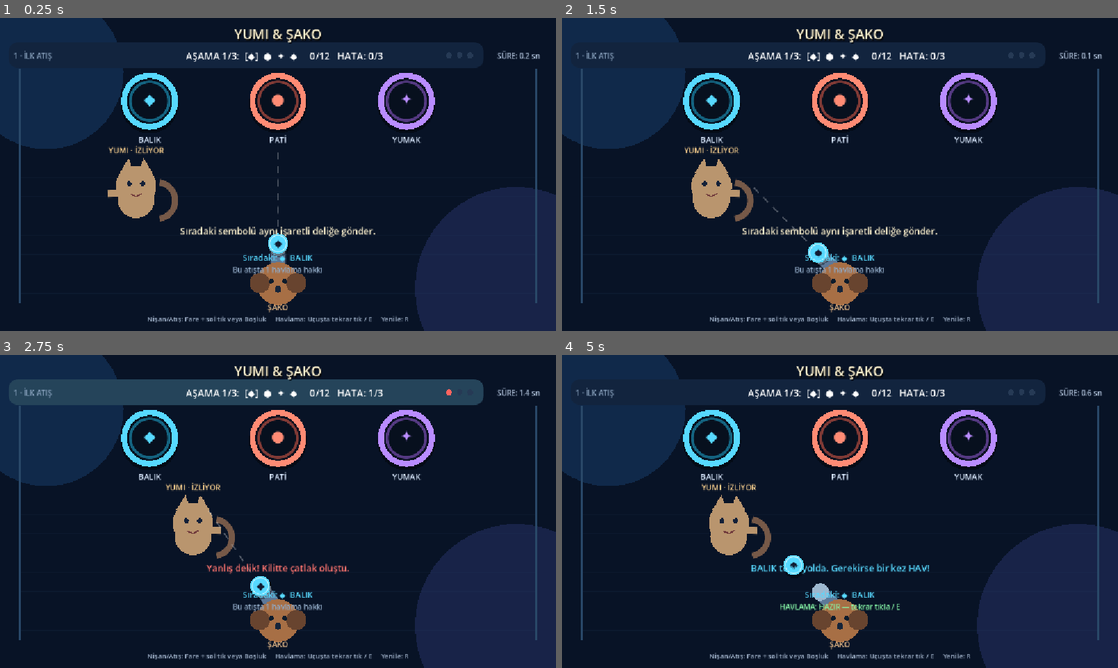
Above: before the commit, frames 1-4 (two rows, left to right).
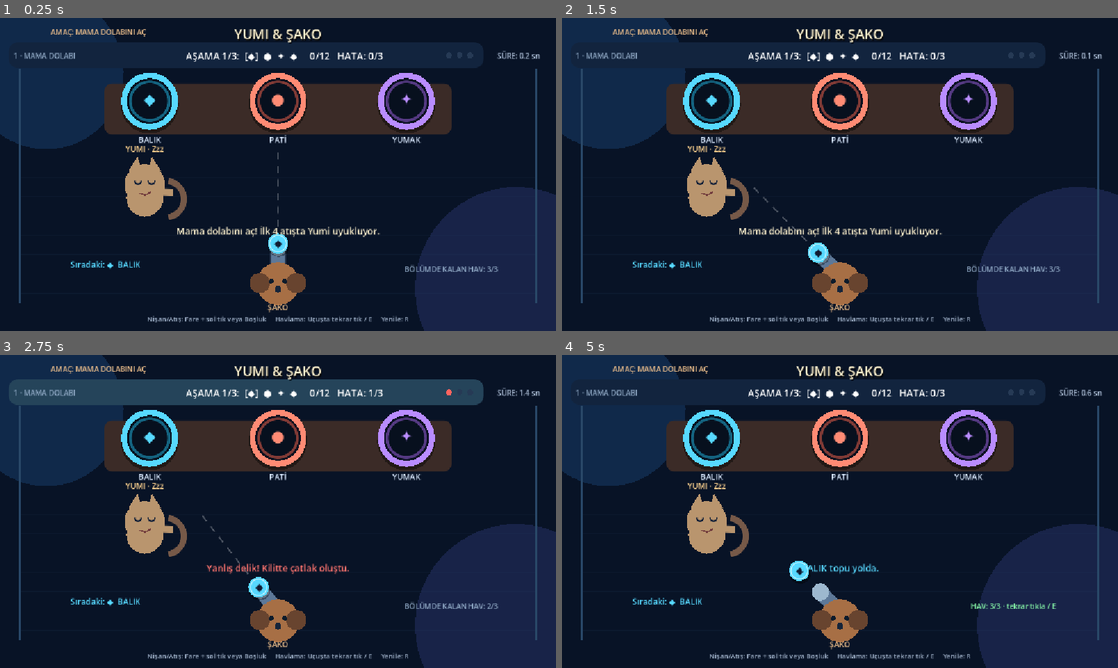
Above: after the commit, the same moments.

Repository: luzumsuzlar/yummyveshaco
Game: Godot game, scene res://scenes/main.tscn
Same seed, same stepped clock (60 frames per second), same inputs: the game is played once before the commit and once after it.
Inputs (mouse positions are in pixels of both pictures, inside the frame that each line leads up to):
- Up to frame 1 (0.25 s): no input
- Up to frame 2 (1.5 s): tap Enter at 0.5, 0.6 s; move the mouse to (962, 158) at 0.52 s; hold D 0.53-1.28 s; click (962, 158) at 0.67 s; tap Space at 0.77, 1.07 s; tap R at 0.8, 1.35 s; move the mouse to (728, 190) at 1.27 s; hold A from 1.28 s (still down); click (728, 190) at 1.42 s
- Up to frame 3 (2.75 s): tap Space at 1.52, 1.82, 2.3 s; tap E at 1.55, 2.1 s; move the mouse to (333, 442) at 2.02 s; release A at 2.03 s; hold D from 2.03 s (still down); click (333, 442) at 2.17 s
- Up to frame 4 (5 s): move the mouse to (812, 574) at 2.77 s; tap Space at 2.85, 3.02, 3.32, 3.77, 4.07, 4.52, 4.82 s; click (812, 574) at 2.92 s; tap Enter at 3.05, 3.6 s; move the mouse to (1006, 558) at 3.52 s; release D at 3.53 s; hold A from 3.53 s (still down); click (1006, 558) at 3.67 s; tap R at 3.8, 4.35 s; move the mouse to (673, 464) at 4.27 s; click (673, 464) at 4.42 s; tap E at 4.55 s

The runs differ from the first frame. In frame 1, 9.1% of the frame differs, in the area x 4-90%, y 3-82%; in frame 2, 8.7%; in frame 3, 10%; in frame 4, 9.8%.

Commit message:
Give Yumi a yarn goal and add limited barks and food celebration

Diff:
--- a/scripts/main.gd
+++ b/scripts/main.gd
@@ -13,9 +13,12 @@
 
 const LEVELS := [
 	{
-		"name": "1 · İLK ATIŞ",
+		"name": "1 · MAMA DOLABI",
 		"sequence": [0, 1, 2, 0, 2, 0, 1, 2, 1, 2, 0, 1],
 		"stage_size": 4,
+		"bark_budget": 3,
+		"ball_speed": 420.0,
+		"warning_time": 0.42,
 		"yumi_speed": 72.0,
 		"yumi_active": false,
 		"move_directions": 2,
@@ -26,7 +29,7 @@
 		"dash_chance": 0.0,
 		"deflection_range": 120.0,
 		"moving_holes": false,
-		"intro": "Sıradaki sembolü aynı işaretli deliğe gönder.",
+		"intro": "Mama dolabını aç! İlk 4 atışta Yumi uyukluyor.",
 	},
 	{
 		"name": "2 · YUMI SAHADA",
@@ -83,6 +86,11 @@
 var shot_delay := 0.0
 
 var bark_available := false
+var barks_left := 0
+var yumi_help_count := 0
+var celebration_time := 0.0
+var celebration_yumi_start := Vector2.ZERO
+var celebration_shako_position := LAUNCH_POS + Vector2(0, 18)
 var bark_flash := 0.0
 var bark_target_x := 576.0
 
@@ -106,6 +114,7 @@
 var next_label: Label
 var ability_label: Label
 var time_label: Label
+var story_label: Label
 var overlay: ColorRect
 var overlay_title: Label
 var overlay_subtitle: Label
@@ -132,8 +141,9 @@
 	code_label = make_label("", 20, Color.WHITE, Vector2(210, 58), Vector2(760, 40))
 	time_label = make_label("", 15, Color("a9bbd3"), Vector2(1004, 58), Vector2(140, 40))
 	status_label = make_label("", 19, Color("fff3cf"), Vector2(176, 424), Vector2(800, 34))
-	next_label = make_label("", 17, Color("d8e9ff"), Vector2(346, 482), Vector2(460, 28))
-	ability_label = make_label("", 15, Color("86f7a8"), Vector2(396, 509), Vector2(360, 25))
+	next_label = make_label("", 17, Color("d8e9ff"), Vector2(48, 496), Vector2(342, 28))
+	ability_label = make_label("", 15, Color("86f7a8"), Vector2(770, 496), Vector2(330, 48))
+	story_label = make_label("", 15, Color("efc08c"), Vector2(24, 14), Vector2(360, 30))
 	instruction_label = make_label(
 		"Nişan/Atış: Fare + sol tık veya Boşluk     Havlama: Uçuşta tekrar tık / E     Yenile: R",
 		14,
@@ -151,7 +161,7 @@
 	add_child(overlay)
 
 	overlay_title = make_label("", 42, Color("fff3cf"), Vector2(206, 180), Vector2(740, 62), overlay)
-	overlay_subtitle = make_label("", 21, Color("d8e9ff"), Vector2(256, 255), Vector2(640, 100), overlay)
+	overlay_subtitle = make_label("", 20, Color("d8e9ff"), Vector2(236, 255), Vector2(680, 116), overlay)
 	overlay_subtitle.autowrap_mode = TextServer.AUTOWRAP_WORD_SMART
 	overlay_button = Button.new()
 	overlay_button.text = "TEKRAR DENE"
@@ -217,6 +227,10 @@
 	ball_swatted = false
 	ball_deflected_by_yumi = false
 	bark_available = false
+	barks_left = int(config.get("bark_budget", 3))
+	yumi_help_count = 0
+	celebration_time = 0.0
+	celebration_shako_position = LAUNCH_POS + Vector2(0, 18)
 	bark_flash = 0.0
 	shot_delay = 0.35
 	aim_angle = 0.0
@@ -231,6 +245,10 @@
 	yumi_warning_started = false
 	yumi_swipe_flash = 0.0
 	choose_yumi_direction(true)
+	story_label.text = "AMAÇ: MAMA DOLABINI AÇ"
+	status_label.show()
+	next_label.show()
+	ability_label.show()
 	status_label.text = str(config["intro"])
 	status_label.add_theme_color_override("font_color", Color("fff3cf"))
 	overlay.hide()
@@ -240,6 +258,16 @@
 
 
 func _process(delta: float) -> void:
+	if game_state == "celebrating":
+		celebration_time += delta
+		var run_fraction := smoothstep(0.0, 1.0, clampf((celebration_time - 0.5) / 1.4, 0.0, 1.0))
+		yumi_position = celebration_yumi_start.lerp(Vector2(638, 330), run_fraction)
+		celebration_shako_position = (LAUNCH_POS + Vector2(0, 18)).lerp(Vector2(512, 340), run_fraction)
+		queue_redraw()
+		if celebration_time >= 2.2:
+			game_state = "success"
+			overlay.show()
+		return
 	if game_state != "playing":
 		return
 
@@ -316,14 +344,16 @@
 	ball_type = sequence[progress]
 	var direction := Vector2(sin(aim_angle), -cos(aim_angle))
 	ball_position = LAUNCH_POS + direction * 50.0
-	ball_velocity = direction * 520.0
+	ball_velocity = direction * float(level_config().get("ball_speed", 520.0))
 	ball_active = true
 	ball_swatted = false
 	ball_deflected_by_yumi = false
-	bark_available = true
+	bark_available = barks_left > 0
 	yumi_warning_timer = 0.0
 	yumi_warning_started = false
-	status_label.text = "%s topu yolda. Gerekirse bir kez HAV!" % TYPE_NAMES[ball_type]
+	status_label.text = "%s topu yolda." % TYPE_NAMES[ball_type]
+	if yumi_is_active() and ball_type == 2:
+		status_label.text = "Yumi: O yumak benim! Ünlemi bekle, gerekirse HAV!"
 	status_label.add_theme_color_override("font_color", TYPE_COLORS[ball_type])
 
 
@@ -331,6 +361,7 @@
 	if game_state != "playing" or not ball_active or not bark_available:
 		return
 	bark_available = false
+	barks_left -= 1
 	bark_flash = 0.48
 	bark_target_x = clampf(target_x, 90.0, SCREEN_SIZE.x - 90.0)
 
@@ -367,6 +398,9 @@
 
 
 func move_yumi(delta: float) -> void:
+	if not yumi_is_active():
+		yumi_velocity = Vector2.ZERO
+		return
 	var config := level_config()
 	var movement_scale := 0.18 if yumi_warning_timer > 0.0 else 1.0
 
@@ -383,6 +417,15 @@
 			yumi_velocity = yumi_velocity.normalized() * yumi_speed
 		if yumi_move_timer == 0.0:
 			choose_yumi_direction()
+
+	# Yumi wants the yarn; the first level keeps this pursuit slow and horizontal.
+	if ball_active and ball_type == 2 and not ball_swatted and yumi_warning_timer <= 0.0:
+		var chase_direction := ball_position - yumi_position
+		if level_index == 0:
+			chase_direction.y = 0.0
+		if chase_direction.length() > 8.0:
+			yumi_velocity = chase_direction.normalized() * yumi_speed
+			yumi_pause_timer = 0.0
 
 	yumi_position += yumi_velocity * delta * movement_scale
 
@@ -471,11 +514,7 @@
 
 
 func update_yumi_attack(delta: float) -> void:
-	if not bool(level_config()["yumi_active"]) or ball_swatted:
-		return
-
-	if ball_position.distance_to(yumi_position) < 64.0:
-		deflect_ball_from_yumi()
+	if not yumi_is_active() or ball_swatted:
 		return
 
 	if yumi_warning_timer > 0.0:
@@ -491,9 +530,13 @@
 
 	if not yumi_warning_started and ball_position.distance_to(yumi_position) < 178.0:
 		yumi_warning_started = true
-		yumi_warning_timer = 0.24
+		yumi_warning_timer = float(level_config().get("warning_time", 0.24))
 		status_label.text = "Yumi hazırlanıyor! Şimdi HAV! diyebilirsin."
 		status_label.add_theme_color_override("font_color", Color("ffcf5a"))
+
+
+func yumi_is_active() -> bool:
+	return progress >= 4 if level_index == 0 else bool(level_config()["yumi_active"])
 
 
 func perform_yumi_swipe() -> void:
@@ -537,6 +580,8 @@
 
 	if nearest_hole == ball_type and ball_type == sequence[progress]:
 		var lucky_yumi_goal := ball_deflected_by_yumi
+		if lucky_yumi_goal:
+			yumi_help_count += 1
 		progress += 1
 		ball_active = false
 		bark_available = false
@@ -550,6 +595,10 @@
 			stage_rotation = 1.2
 			shot_delay = 1.2
 			status_label.text = "TAK! Kasa dönüyor. Yeni hedef düzenini incele."
+			if level_index == 0 and stage_index == 1:
+				status_label.text = "Yumi uyandı! Yumağı istiyor. Ünlemde havla: %d hakkın var." % barks_left
+			elif level_index == 0 and stage_index == 2:
+				status_label.text = "Son kilit! Yumi'yi oku, kalan havlamalarını dikkatli kullan."
 			status_label.add_theme_color_override("font_color", Color("ffcf5a"))
 		else:
 			status_label.text = "Yumi yanlışlıkla yardım etti! " + progress_hint() if lucky_yumi_goal else progress_hint()
@@ -583,13 +632,19 @@
 func finish_game(success: bool) -> void:
 	ball_active = false
 	bark_available = false
-	overlay.show()
+	yumi_warning_timer = 0.0
 	if success:
-		game_state = "success"
-		overlay_title.text = "KİLİT AÇILDI!"
+		game_state = "celebrating"
+		celebration_time = 0.0
+		celebration_yumi_start = yumi_position
+		status_label.hide()
+		next_label.hide()
+		ability_label.hide()
+		story_label.text = "DOLAP AÇILDI! MAMA ZAMANI!"
+		overlay_title.text = "MAMA DOLABI AÇILDI!"
 		overlay_title.add_theme_color_override("font_color", Color("86f7a8"))
-		if ball_deflected_by_yumi:
-			overlay_subtitle.text = "Yumi son topu yanlışlıkla doğru deliğe gönderdi! Şako bu yardımı unutmayacak."
+		if yumi_help_count > 0:
+			overlay_subtitle.text = "Şako: Sen de mi yardım ettin?\nYumi: Ben sadece yumağı istedim!"
 			overlay_button.text = "SONRAKİ BÖLÜM" if level_index < LEVELS.size() - 1 else "BAŞA DÖN"
 		elif level_index < LEVELS.size() - 1:
 			overlay_subtitle.text = "%s tamamlandı. Sıradaki bölüm yeni bir kural ekliyor." % str(level_config()["name"])
@@ -599,11 +654,14 @@
 			overlay_button.text = "BAŞA DÖN"
 	else:
 		game_state = "failed"
+		overlay.show()
 		overlay_title.text = "KİLİT SIKIŞTI!"
 		overlay_title.add_theme_color_override("font_color", Color("ff746f"))
 		overlay_subtitle.text = "Yumi: 😼     Şako: 😵\nAynı bölümü hemen yeniden deneyebilirsin."
 		overlay_button.text = "TEKRAR DENE"
 	overlay_subtitle.text += "\nGeçen süre: %.1f saniye · Doğru atış: %d/%d" % [level_time, progress, sequence.size()]
+	overlay_subtitle.text += "\nKalan havlama: %d · Yumi'nin yardımı: %d" % [barks_left, yumi_help_count]
+	update_interface()
 	queue_redraw()
 
 
@@ -641,15 +699,16 @@
 			ability_label.text = "KASA DÖNÜYOR..."
 			ability_label.add_theme_color_override("font_color", Color("ffcf5a"))
 		elif ball_active:
-			ability_label.text = "HAVLAMA: HAZIR — tekrar tıkla / E" if bark_available else "HAVLAMA: KULLANILDI"
+			ability_label.text = "HAV: %d/3 · tekrar tıkla / E" % barks_left if bark_available else "HAV: %d/3 · Bu atışta kullanılamaz" % barks_left
 			ability_label.add_theme_color_override("font_color", Color("86f7a8") if bark_available else Color("7b8da4"))
 		else:
-			ability_label.text = "Bu atışta 1 havlama hakkı"
+			ability_label.text = "BÖLÜMDE KALAN HAV: %d/3" % barks_left
 			ability_label.add_theme_color_override("font_color", Color("8fa8c4"))
 
 
 func _draw() -> void:
 	draw_background()
+	draw_cupboard()
 	draw_lock_panel()
 	draw_holes()
 	draw_yumi()
@@ -658,6 +717,19 @@
 		draw_ball(ball_position, ball_type)
 	if bark_flash > 0.0:
 		draw_bark_wave()
+
+
+func draw_cupboard() -> void:
+	draw_style_box(rounded_box(Color("3b2b27"), 16), Rect2(216, 136, 720, 105))
+	draw_line(Vector2(576, 140), Vector2(576, 234), Color("705044"), 4.0)
+	if game_state == "celebrating" or game_state == "success":
+		var opening := clampf(celebration_time / 0.4, 0.0, 1.0)
+		draw_rect(Rect2(460, 300, 232, 102), Color("2c211e"))
+		draw_rect(Rect2(460 - opening * 70, 300, 60, 102), Color("75513a"))
+		draw_rect(Rect2(632 + opening * 70, 300, 60, 102), Color("75513a"))
+		draw_colored_polygon(PackedVector2Array([Vector2(542, 365), Vector2(610, 365), Vector2(599, 391), Vector2(553, 391)]), Color("ffcf5a"))
+		for crumb in range(5):
+			draw_circle(Vector2(550 + crumb * 12, 365), 6, Color("a76f45"))
 
 
 func draw_background() -> void:
@@ -696,7 +768,8 @@
 	var p := yumi_position
 	var fur := Color("f7b45b")
 	var fur_dark := Color("c96c3d")
-	if not bool(level_config()["yumi_active"]):
+	var sleeping := not yumi_is_active() and game_state == "playing"
+	if sleeping:
 		fur = Color("b9956e")
 		fur_dark = Color("765948")
 
@@ -705,8 +778,12 @@
 	draw_colored_polygon(PackedVector2Array([p + Vector2(-34, -28), p + Vector2(-15, -58), p + Vector2(-5, -25)]), fur)
 	draw_colored_polygon(PackedVector2Array([p + Vector2(34, -28), p + Vector2(15, -58), p + Vector2(5, -25)]), fur)
 	draw_circle(p, 42, fur)
-	draw_circle(p + Vector2(-14, -5), 5, Color("122038"))
-	draw_circle(p + Vector2(14, -5), 5, Color("122038"))
+	if sleeping:
+		draw_arc(p + Vector2(-14, -8), 7, 0, PI, 12, Color("122038"), 3.0, true)
+		draw_arc(p + Vector2(14, -8), 7, 0, PI, 12, Color("122038"), 3.0, true)
+	else:
+		draw_circle(p + Vector2(-14, -5), 5, Color("122038"))
+		draw_circle(p + Vector2(14, -5), 5, Color("122038"))
 	draw_line(p + Vector2(-11, 17), p + Vector2(0, 22), Color("713b3c"), 3.0)
 	draw_line(p + Vector2(0, 22), p + Vector2(13, 15), Color("713b3c"), 3.0)
 
@@ -722,11 +799,18 @@
 	var font := ThemeDB.fallback_font
 	if yumi_warning_timer > 0.0:
 		draw_string(font, p + Vector2(-20, -96), "!", HORIZONTAL_ALIGNMENT_CENTER, 40, 34, Color("ffcf5a"))
-	var yumi_caption := "YUMI" if bool(level_config()["yumi_active"]) else "YUMI · İZLİYOR"
+	var yumi_caption := "YUMI · Zzz" if sleeping else "YUMI"
+	if yumi_is_active() and ball_active and ball_type == 2 and not ball_swatted:
+		yumi_caption = "YUMAK BENİM!"
+	if game_state == "celebrating":
+		yumi_caption = "BEN Mİ?" if yumi_help_count > 0 and celebration_time < 0.5 else "MAMA!"
 	draw_string(font, p + Vector2(-70, -68), yumi_caption, HORIZONTAL_ALIGNMENT_CENTER, 140, 16, Color("ffd490"))
 
 
 func draw_shako_launcher() -> void:
+	if game_state == "celebrating" or game_state == "success":
+		draw_shako_face(celebration_shako_position, true)
+		return
 	var direction := Vector2(sin(aim_angle), -cos(aim_angle))
 	var muzzle := LAUNCH_POS + direction * 58.0
 	if not ball_active and game_state == "playing":
@@ -736,7 +820,12 @@
 
 	draw_line(LAUNCH_POS, muzzle, Color("5d7898"), 30.0, true)
 	draw_circle(muzzle, 18, Color("9db8cf"))
-	var head := LAUNCH_POS + Vector2(0, 18)
+	draw_shako_face(LAUNCH_POS + Vector2(0, 18))
+	if not ball_active and game_state == "playing" and progress < sequence.size():
+		draw_ball(muzzle + direction * 7.0, sequence[progress])
+
+
+func draw_shako_face(head: Vector2, celebrating: bool = false) -> void:
 	draw_circle(head, 44, Color("a76f45"))
 	draw_circle(head + Vector2(-38, -1), 21, Color("68442f"))
 	draw_circle(head + Vector2(38, -1), 21, Color("68442f"))
@@ -744,9 +833,10 @@
 	draw_circle(head + Vector2(14, -5), 5, Color("0d1b2b"))
 	draw_circle(head + Vector2(0, 12), 7, Color("15243a"))
 	var font := ThemeDB.fallback_font
-	draw_string(font, head + Vector2(-48, 55), "ŞAKO", HORIZONTAL_ALIGNMENT_CENTER, 96, 16, Color("efc08c"))
-	if not ball_active and game_state == "playing" and progress < sequence.size():
-		draw_ball(muzzle + direction * 7.0, sequence[progress])
+	var caption := "ŞAKO"
+	if celebrating:
+		caption = "YUMI?!" if yumi_help_count > 0 and celebration_time < 0.5 else "MAMA!"
+	draw_string(font, head + Vector2(-48, 55), caption, HORIZONTAL_ALIGNMENT_CENTER, 96, 16, Color("efc08c"))
 
 
 func draw_bark_wave() -> void:
Not shown, changed: README.md
Not shown, changed: docs/GAME_DESIGN.md
